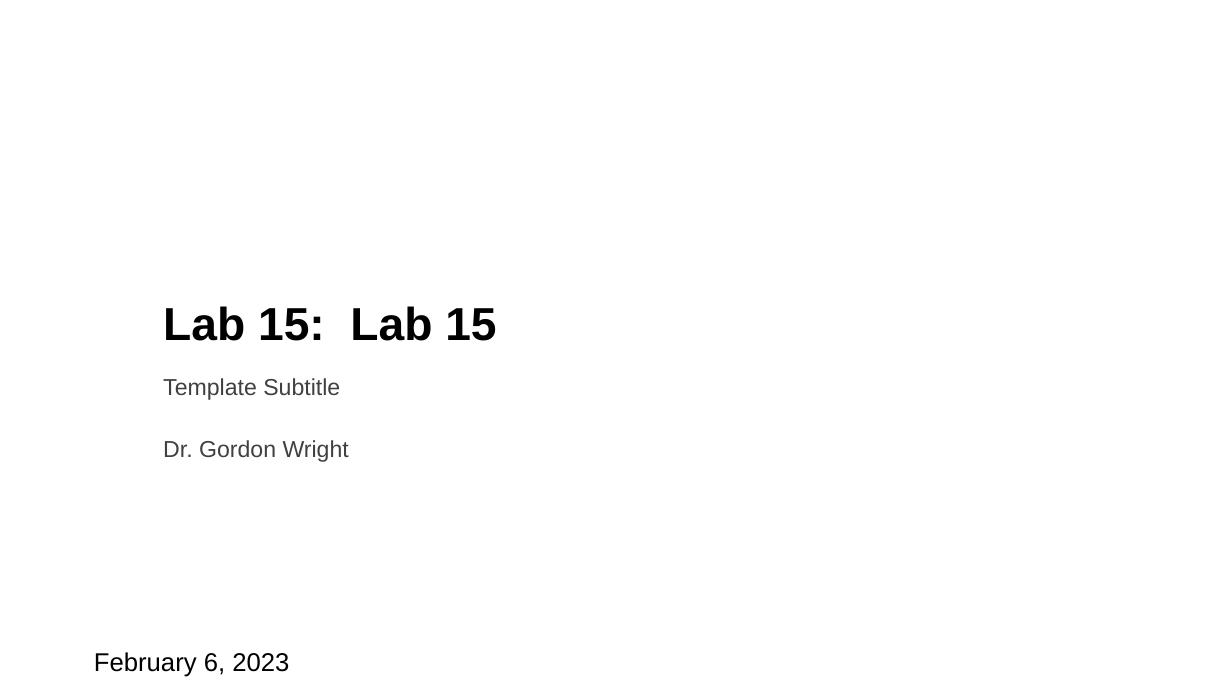
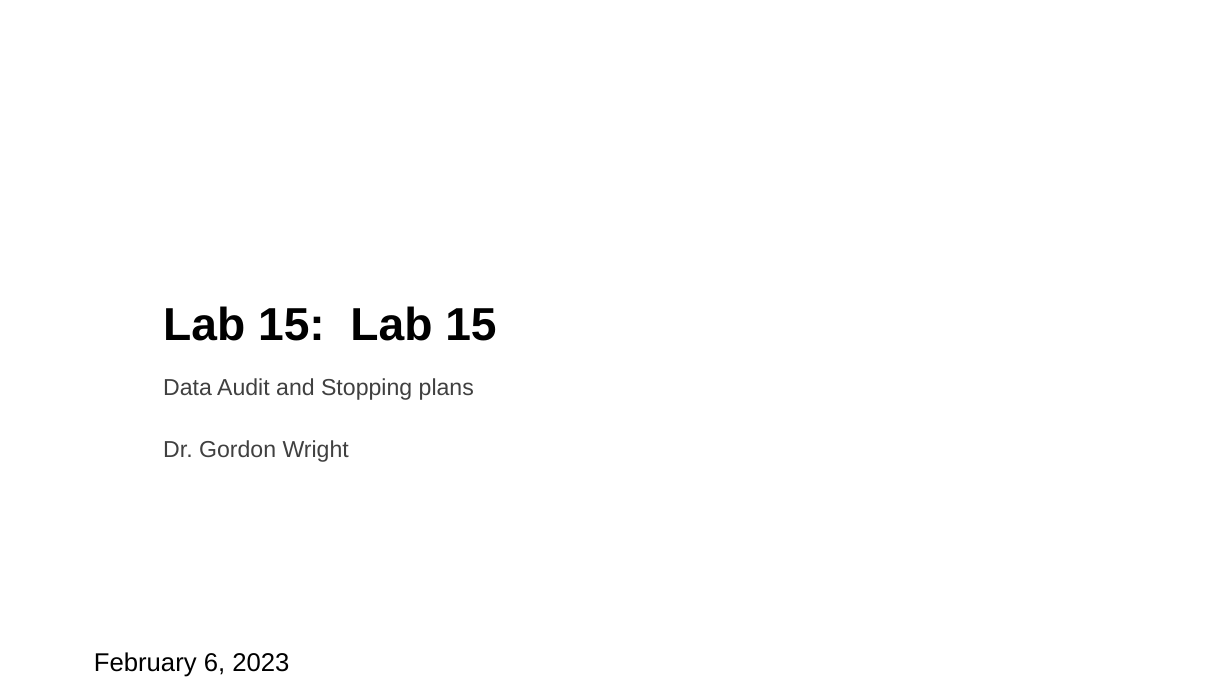
Before and after one commit to LittleMonkeyLab/PS52007D_2023-4, a slide deck: slide 1 of _site/content/Week15/lab.pptx. Drawn at 1232x693 pixels with LibreOffice and Linux fonts; fonts in the diff are those of the drawing; background and template pictures are left out. Boxes give left, top, right and bottom in pixels: in the first picture for what was removed or moved away, otherwise in the second. Text is boxed around its words. In the diff, an @@ line names an element or a change of style, - is before the commit and + after.

```diff
--- a/_site/content/Week15/lab.pptx
+++ b/_site/content/Week15/lab.pptx
@@ subtitle at (x1=163, y1=378, x2=474, y2=462): text changed @@
-Template Subtitle
-Dr. Gordon Wright
+Data Audit and Stopping plans
+Dr. Gordon Wright
```
Also in this commit, not shown: 1 other slide changed, 1 slide added, 28 other files.
